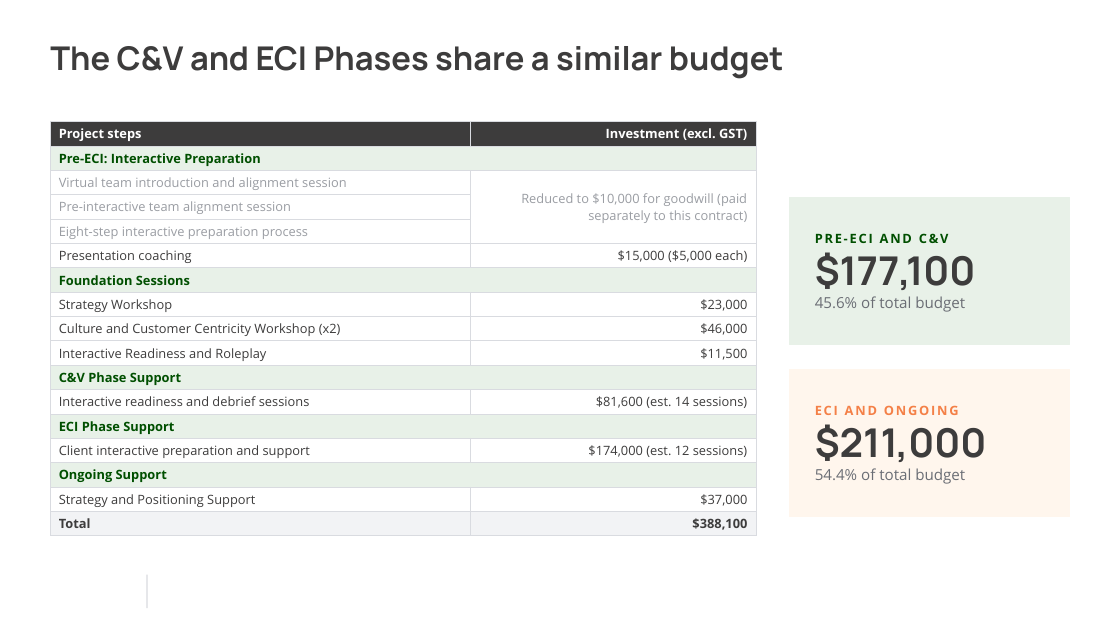
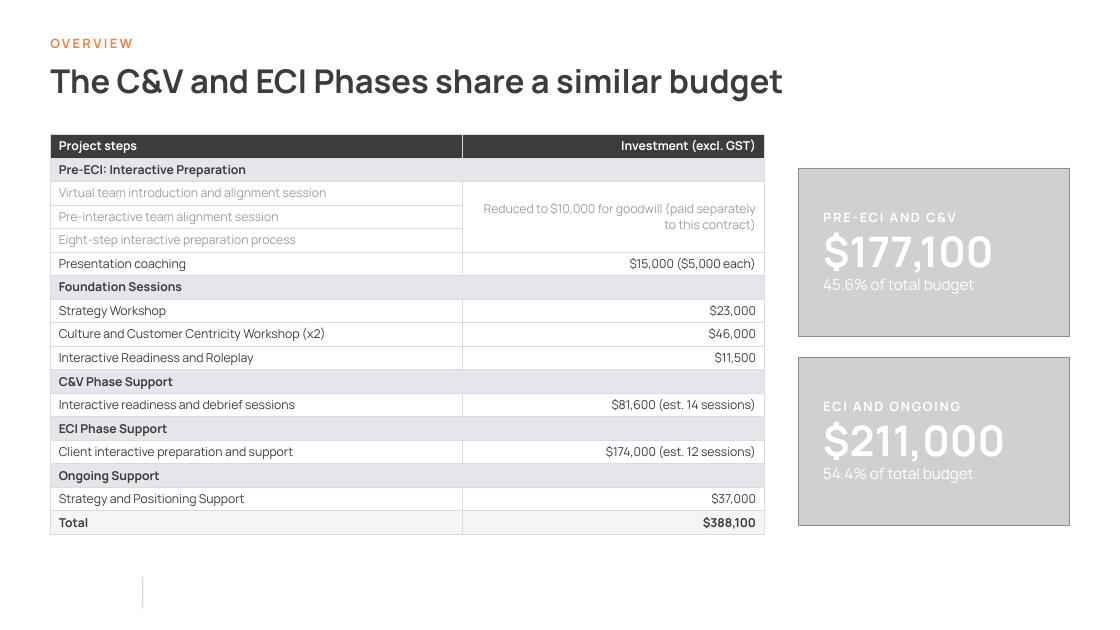
Before and after one commit to alyciawolf02/claude, a slide deck: slide 3 of deck/GoFar_Support_Deck.pptx. Drawn at 1120x630 pixels with LibreOffice and Linux fonts; fonts in the diff are those of the drawing; grey boxes stand for pictures; background and template pictures are left out. Boxes give left, top, right and bottom in pixels: in the first picture for what was removed or moved away, otherwise in the second. Text is boxed around its words. In the diff, an @@ line names an element or a change of style, - is before the commit and + after.

```diff
--- a/deck/GoFar_Support_Deck.pptx
+++ b/deck/GoFar_Support_Deck.pptx
@@ text added at (x1=50, y1=38, x2=132, y2=48), 11 pt, text #F48047, bold @@
+OVERVIEW
@@ title "The C&V and ECI Phases ..." moved from (x1=50, y1=46, x2=784, y2=79) to (x1=50, y1=69, x2=784, y2=102) @@
@@ table at (x1=50, y1=134, x2=765, y2=533) @@
@@ fill #E8F1E8 to #E5E6EB in 5 cells @@
@@ fill #F2F3F5 to #F4F5F7 in row 17 @@
@@ size 11 to 10.5 pt, font Open Sans to Manrope @@
@@ text colour #004F00 to #3D3C3C in "Pre-ECI: Interactive Preparation", "Foundation Sessions", "C&V Phase Support", "ECI Phase Support" and 1 more places @@
@@ table resized from (x1=50, y1=122, x2=756, y2=534) to (x1=50, y1=134, x2=765, y2=533) @@
@@ picture added at (x1=798, y1=168, x2=1070, y2=336) @@
@@ text "PRE-ECI AND C&V" moved from (x1=815, y1=233, x2=976, y2=312) to (x1=823, y1=213, x2=993, y2=293) @@
@@ text "PRE-ECI AND C&V" at (x1=823, y1=213, x2=993, y2=293): font Open Sans to Manrope in "PRE-ECI AND C&V", "45.6% of total budget"; text colour #004F00 to #FFFFFF in "PRE-ECI AND C&V"; size 34 to 36 pt, text colour #3D3C3C to #FFFFFF in "$177,100"; text colour #6B6E75 to #FFFFFF in "45.6% of total budget" @@
@@ rectangle removed at (x1=790, y1=197, x2=1070, y2=344) @@
@@ picture added at (x1=798, y1=357, x2=1070, y2=525) @@
@@ text "ECI AND ONGOING" moved from (x1=815, y1=405, x2=987, y2=484) to (x1=823, y1=402, x2=1005, y2=482) @@
@@ text "ECI AND ONGOING" at (x1=823, y1=402, x2=1005, y2=482): font Open Sans to Manrope in "ECI AND ONGOING", "54.4% of total budget"; text colour #F48047 to #FFFFFF in "ECI AND ONGOING"; size 34 to 36 pt, text colour #3D3C3C to #FFFFFF in "$211,000"; text colour #6B6E75 to #FFFFFF in "54.4% of total budget" @@
@@ rectangle removed at (x1=790, y1=370, x2=1070, y2=517) @@
@@ line moved from (147, 575) - (147, 608) to (143, 577) - (143, 609) @@
```
Also in this commit, not shown: 8 other slides changed, 1 slide added.
